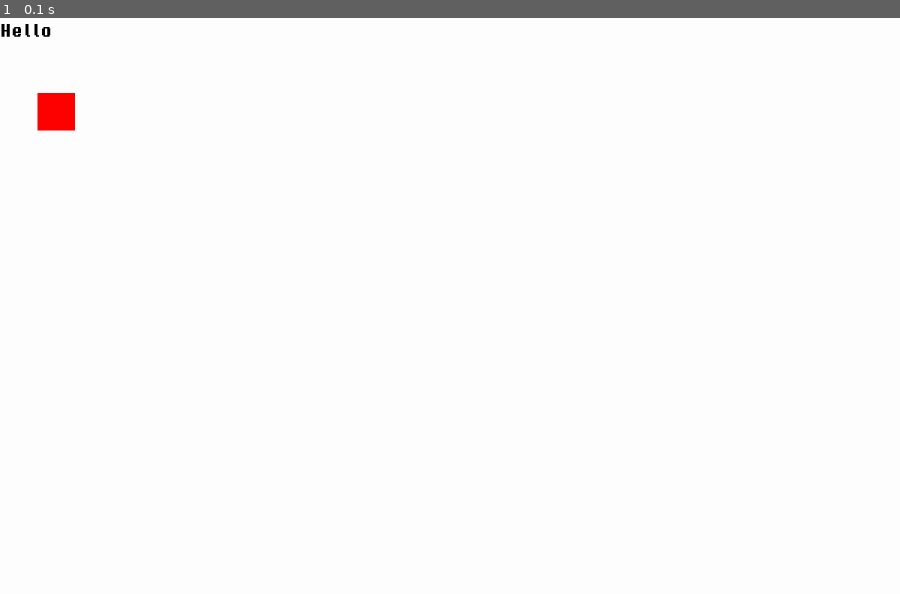
Above: before the commit, frame 1.
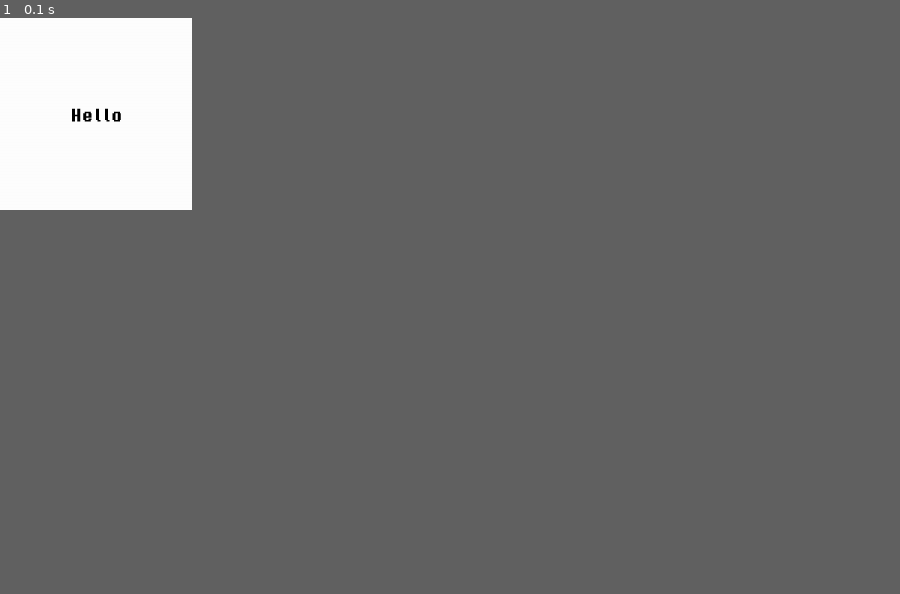
Above: after the commit, the same moment.

Repository: mattfwilson/pygame
Game: pygame game, started from type.py
Two runs of this game, one before a commit and one after it. Both use one fixed random seed, a clock stepped at 60 frames per second and the inputs below.
Inputs:
- Up to frame 1 (0.1 s): no input
In our replay, the window is 900x576 before the commit and 192x192 after it. These sizes can differ from the game's own. Grey fills any space a smaller window leaves; there, only what the larger window draws over its background counts as a difference.

The runs differ from the first frame. In frame 1, 0.4% of the frame differs, in the area x 0-14%, y 1-20%.

Commit message:
Resized window and started main logic for understaning key presses.

Diff:
--- a/type.py
+++ b/type.py
@@ -1,7 +1,7 @@
-import pygame, sys
+import pygame, sys, keyboard
 
 pygame.init()
-screen = pygame.display.set_mode((1200, 768))
+screen = pygame.display.set_mode((256, 256))
 clock = pygame.time.Clock()
 pygame.display.set_caption('Typer')
 game_active = True
@@ -9,17 +9,25 @@
 
 word_font = pygame.font.Font('platformer/resources/font/PixelOperator-Bold.ttf', 30)
 word_text = word_font.render(str(word), False, 'Black')
-word_rect = word_text.get_rect()
+word_rect = word_text.get_rect(center = (128, 128))
+
+for i in word:
+    print(i)
 
 while game_active:
     for event in pygame.event.get():
+        key = pygame.key.get_pressed()
         if event.type == pygame.QUIT:
             pygame.quit()
             sys.exit()
+        if event.type == pygame.KEYDOWN:
+            if event.key == pygame.K_SPACE:
+                print('You pressed space')
+            else:
+                print(f'You pressed something else')
 
     screen.fill(pygame.Color('White'))
     screen.blit(word_text, word_rect)
-    pygame.draw.rect(screen, 'Red', [50, 100, 50, 50], 0)
 
     pygame.display.update()
     clock.tick(60)
